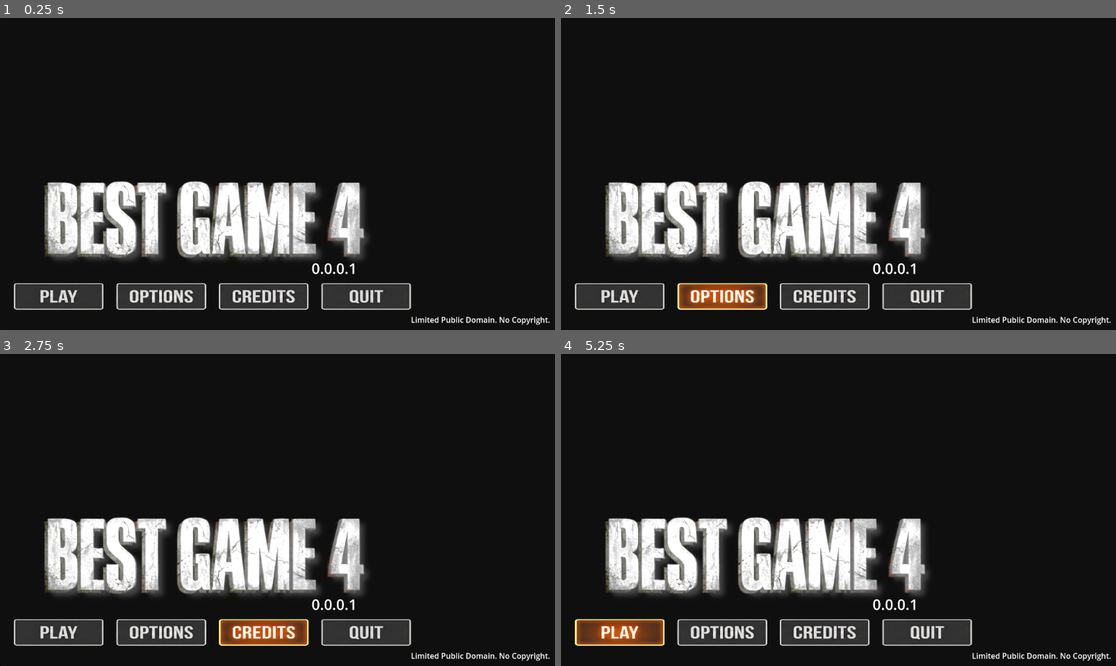
Above: before the commit, frames 1-4 (two rows, left to right).
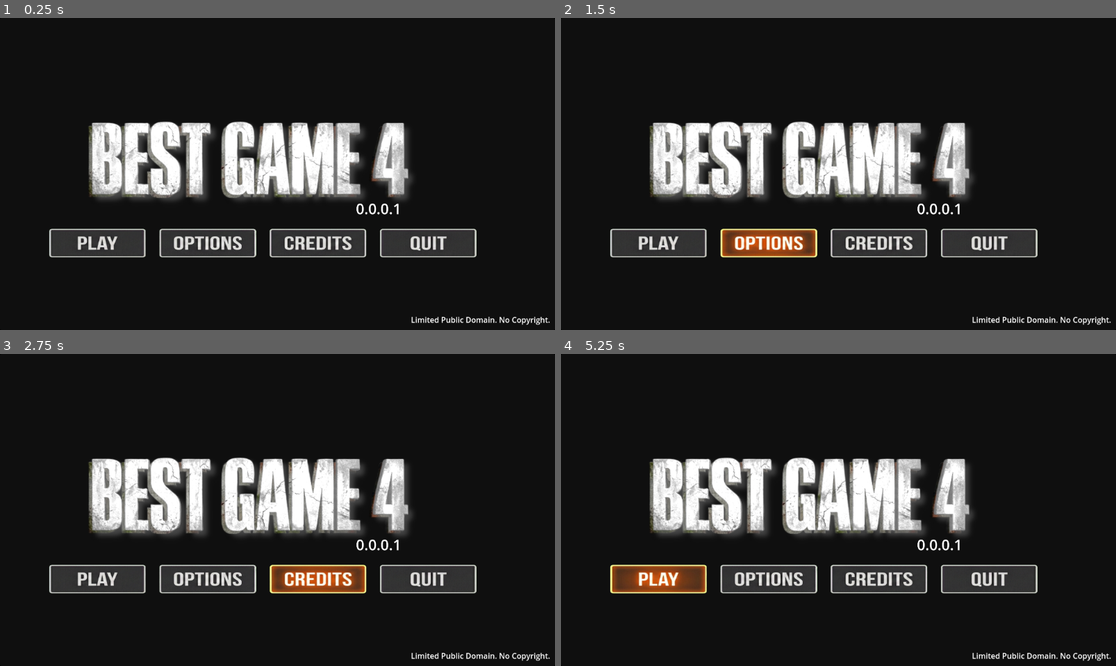
Above: after the commit, the same moments.

Repository: BoQsc/best-game-4-main-menu
Game: Godot game, scene res://node_2d.tscn
Two runs of this game, one before a commit and one after it. Both use one fixed random seed, a clock stepped at 60 frames per second and the inputs below. Video files are missing from this copy of the repository; at most half a second of black plays in their place.
Inputs (mouse positions are in pixels of both pictures, inside the frame that each line leads up to; where the layout moved, square brackets give the same spot in the first picture):
- Up to frame 1 (0.25 s): no input
- Up to frame 2 (1.5 s): click (660, 242) [622, 295] at 0.5 s; click (766, 242) [721, 295] at 1.25 s
- Up to frame 3 (2.75 s): click (316, 578) [266, 631] at 2 s
- Up to frame 4 (5.25 s): click (988, 578) [927, 631] at 2.75 s; click "0.0.0.1" at 3.5 s; click "0.0.0.1" at 4.25 s; click (660, 578) [622, 631] at 5 s

The runs differ from the first frame. In frame 1, 29% of the frame differs, in the area x 2-86%, y 33-94%; in frame 2, 30%; in frame 3, 30%; in frame 4, 30%.

Commit message:
center the logo and anchor menu buttons to logo

Diff:
--- a/node_2d.tscn
+++ b/node_2d.tscn
@@ -66,14 +66,17 @@
 
 [node name="TextureButton5" type="TextureButton" parent="MainMenu"]
 layout_mode = 1
-anchors_preset = 2
-anchor_top = 1.0
-anchor_bottom = 1.0
-offset_left = 85.00001
-offset_top = -315.0
-offset_right = 1474.0
-offset_bottom = 73.0
-grow_vertical = 0
+anchors_preset = 8
+anchor_left = 0.5
+anchor_top = 0.5
+anchor_right = 0.5
+anchor_bottom = 0.5
+offset_left = -399.00003
+offset_top = -115.0
+offset_right = 990.0
+offset_bottom = 273.0
+grow_horizontal = 2
+grow_vertical = 2
 scale = Vector2(0.495, 0.495)
 texture_normal = ExtResource("3_x0ka3")
 
@@ -93,54 +96,55 @@
 text = "0.0.0.1"
 label_settings = SubResource("LabelSettings_x0ka3")
 
-[node name="HBoxContainer" type="HBoxContainer" parent="MainMenu"]
+[node name="HBoxContainer" type="HBoxContainer" parent="MainMenu/TextureButton5"]
 layout_mode = 1
-anchors_preset = 2
+anchors_preset = 7
+anchor_left = 0.5
 anchor_top = 1.0
+anchor_right = 0.5
 anchor_bottom = 1.0
-offset_left = 0.99
-offset_top = -98.0
-offset_right = 1678.99
-offset_bottom = 32.0
+offset_left = -847.02527
+offset_top = 72.60608
+offset_right = 997.97473
+offset_bottom = 202.60608
+grow_horizontal = 2
 grow_vertical = 0
-scale = Vector2(0.46, 0.46)
-pivot_offset = Vector2(50, 0)
 
-[node name="MarginContainer" type="MarginContainer" parent="MainMenu/HBoxContainer"]
+[node name="MarginContainer" type="MarginContainer" parent="MainMenu/TextureButton5/HBoxContainer"]
 layout_mode = 2
 theme_override_constants/margin_right = 50
 
-[node name="TextureButton" type="TextureButton" parent="MainMenu/HBoxContainer/MarginContainer"]
+[node name="TextureButton" type="TextureButton" parent="MainMenu/TextureButton5/HBoxContainer/MarginContainer"]
 layout_mode = 2
 texture_normal = ExtResource("3_kdubu")
 texture_pressed = ExtResource("4_q6r6c")
 texture_hover = ExtResource("4_q6r6c")
 
-[node name="MarginContainer2" type="MarginContainer" parent="MainMenu/HBoxContainer"]
+[node name="MarginContainer2" type="MarginContainer" parent="MainMenu/TextureButton5/HBoxContainer"]
 layout_mode = 2
 theme_override_constants/margin_right = 50
 
-[node name="TextureButton2" type="TextureButton" parent="MainMenu/HBoxContainer/MarginContainer2"]
+[node name="TextureButton2" type="TextureButton" parent="MainMenu/TextureButton5/HBoxContainer/MarginContainer2"]
 layout_mode = 2
 texture_normal = ExtResource("4_d21ai")
 texture_pressed = ExtResource("6_4d7sh")
 texture_hover = ExtResource("6_4d7sh")
 
-[node name="MarginContainer3" type="MarginContainer" parent="MainMenu/HBoxContainer"]
+[node name="MarginContainer3" type="MarginContainer" parent="MainMenu/TextureButton5/HBoxContainer"]
 layout_mode = 2
 theme_override_constants/margin_right = 50
 
-[node name="TextureButton3" type="TextureButton" parent="MainMenu/HBoxContainer/MarginContainer3"]
+[node name="TextureButton3" type="TextureButton" parent="MainMenu/TextureButton5/HBoxContainer/MarginContainer3"]
 layout_mode = 2
 texture_normal = ExtResource("7_ir8iy")
 texture_pressed = ExtResource("8_hqns4")
 texture_hover = ExtResource("8_hqns4")
 
-[node name="MarginContainer4" type="MarginContainer" parent="MainMenu/HBoxContainer"]
+[node name="MarginContainer4" type="MarginContainer" parent="MainMenu/TextureButton5/HBoxContainer"]
 layout_mode = 2
 theme_override_constants/margin_right = 50
 
-[node name="TextureButton4" type="TextureButton" parent="MainMenu/HBoxContainer/MarginContainer4"]
+[node name="TextureButton4" type="TextureButton" parent="MainMenu/TextureButton5/HBoxContainer/MarginContainer4"]
 layout_mode = 2
 texture_normal = ExtResource("5_rj586")
 texture_pressed = ExtResource("10_hqns4")
